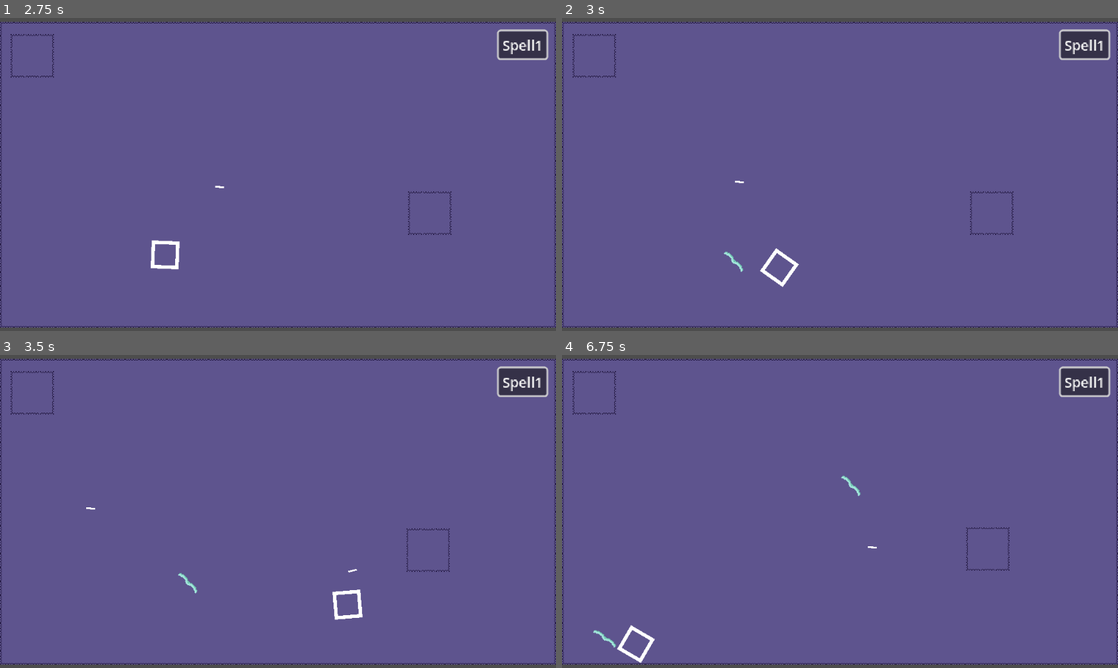
Above: before the commit, frames 1-4 (two rows, left to right).
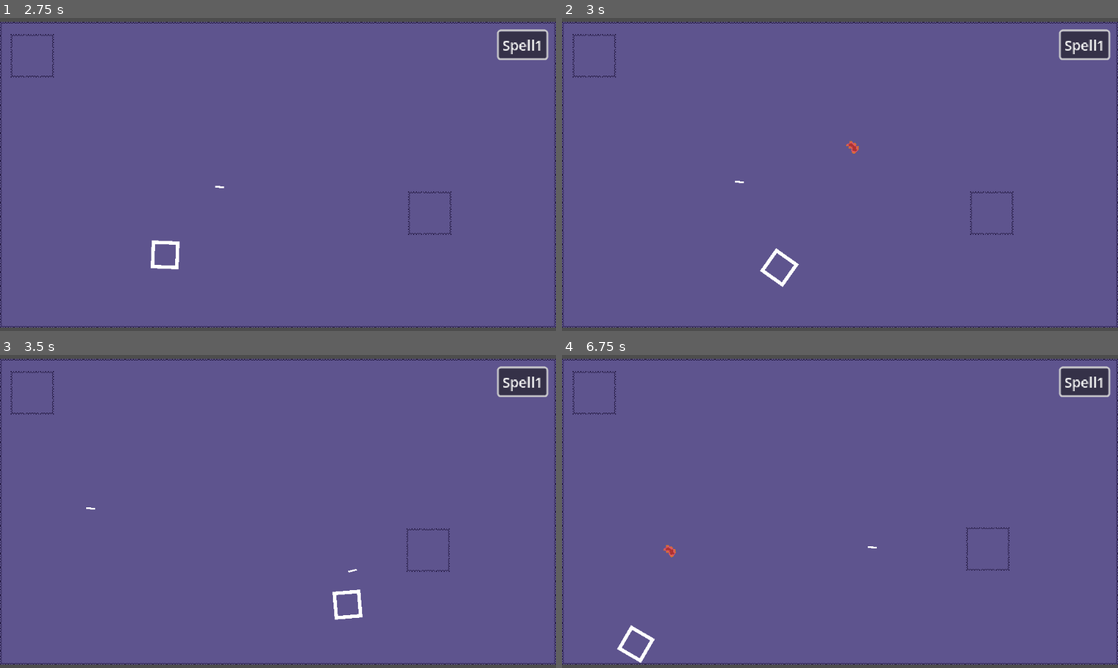
Above: after the commit, the same moments.

Repository: Enoxboo/Project-R
Game: Godot game, scene res://Levels/main_map.tscn
Same seed, same stepped clock (60 frames per second), same inputs: the game is played once before the commit and once after it.
Inputs (mouse positions are in pixels of both pictures, inside the frame that each line leads up to):
- Up to frame 1 (2.75 s): click "Spell1" at 0.5 s; tap Enter at 1.25 s; move the mouse to (400, 158) at 1.27 s; press the mouse at (400, 158) at 1.28 s; hold D (move_right) 1.28-2.03 s; tap Space (dash) at 2, 2.1 s; move the mouse to (166, 190) at 2.02 s; release the mouse at (166, 190) at 2.03 s; hold S (move_down) from 2.03 s (still down)
- Up to frame 2 (3 s): move the mouse to (895, 105) at 2.77 s; release S (move_down) at 2.78 s; hold D (move_right) from 2.78 s (still down); hold Right mouse button (spell_1) from 2.78 s (still down)
- Up to frame 3 (3.5 s): keep holding D (move_right); keep holding Right mouse button (spell_1)
- Up to frame 4 (6.75 s): move the mouse to (812, 574) at 3.52 s; release D (move_right) at 3.53 s; release Right mouse button (spell_1) at 3.53 s; hold W (move_up) 3.53-4.28 s; tap E (spell_2) at 3.6 s; move the mouse to (1006, 558) at 4.27 s; hold A (move_left) 4.28-5.78 s; tap Tab (switch) at 4.35 s; move the mouse to (673, 464) at 5.02 s; click (673, 464) at 5.1 s; move the mouse to (867, 511) at 5.77 s; hold S (move_down) 5.78-6.53 s; tap Space (dash) at 5.85 s; move the mouse to (756, 433) at 6.52 s; hold D (move_right) from 6.53 s (still down); right-click (756, 433) at 6.6 s

Frame 1 is identical in both runs. In frame 2, 0.1% of the frame differs, in the area x 29-54%, y 39-82%; in frame 3, less than 0.1%; in frame 4, 0.2%, in the area x 5-54%, y 38-94%.

Commit message:
feat(fire_zone): WIP add fire zone

Diff:
--- /dev/null
+++ b/Combat/mana_zone.gd
@@ -0,0 +1,8 @@
+extends Area2D
+
+@onready var sprite: Sprite2D = $Sprite
+var element: String
+
+func _ready() -> void:
+	if element == "Fire":
+		sprite.modulate = "Red"
--- /dev/null
+++ b/Combat/mana_zone.tscn
@@ -0,0 +1,16 @@
+[gd_scene load_steps=4 format=3 uid="uid://c67wryal1n8u2"]
+
+[ext_resource type="Script" uid="uid://bgy36hethhc41" path="res://Combat/mana_zone.gd" id="1_4akwi"]
+[ext_resource type="Texture2D" uid="uid://dx22x8do7v52x" path="res://Player/_Sprites/mana.png" id="2_hi7ij"]
+
+[sub_resource type="RectangleShape2D" id="RectangleShape2D_6fbgd"]
+size = Vector2(8, 8)
+
+[node name="ManaZone" type="Area2D"]
+script = ExtResource("1_4akwi")
+
+[node name="Sprite" type="Sprite2D" parent="."]
+texture = ExtResource("2_hi7ij")
+
+[node name="CollisionShape" type="CollisionShape2D" parent="."]
+shape = SubResource("RectangleShape2D_6fbgd")
--- a/Levels/main_map.tscn
+++ b/Levels/main_map.tscn
@@ -54,7 +54,7 @@
 offset_top = -165.0
 offset_right = 254.0
 offset_bottom = -165.0
-spell_name = "windwall"
+spell_name = "fireball"
 
 [node name="Archer" parent="." instance=ExtResource("6_t7hqy")]
 position = Vector2(178, 44)
--- a/Player/Spells/Fire/fire_ball.gd
+++ b/Player/Spells/Fire/fire_ball.gd
@@ -1,6 +1,7 @@
 extends Spell
 
 const FIRE = preload("uid://b2qji8hvgq83i")
+const MANA_ZONE = preload("uid://c67wryal1n8u2")
 
 var fireball_speed: float = 1000.0
 var fireball_time: float = 10.0
@@ -12,7 +13,8 @@
 
 func _on_area_entered(area: Area2D) -> void:
 	area.burn(3, 1)
-
+	var zone = MANA_ZONE.instantiate()
+	get_parent().add_child(zone)
 
 func cast(player) -> bool:
 	if not super.cast(player):
Not shown, added: Combat/mana_zone.gd.uid
Binary file added: Player/_Sprites/mana.png
Not shown, added: Player/_Sprites/mana.png.import
